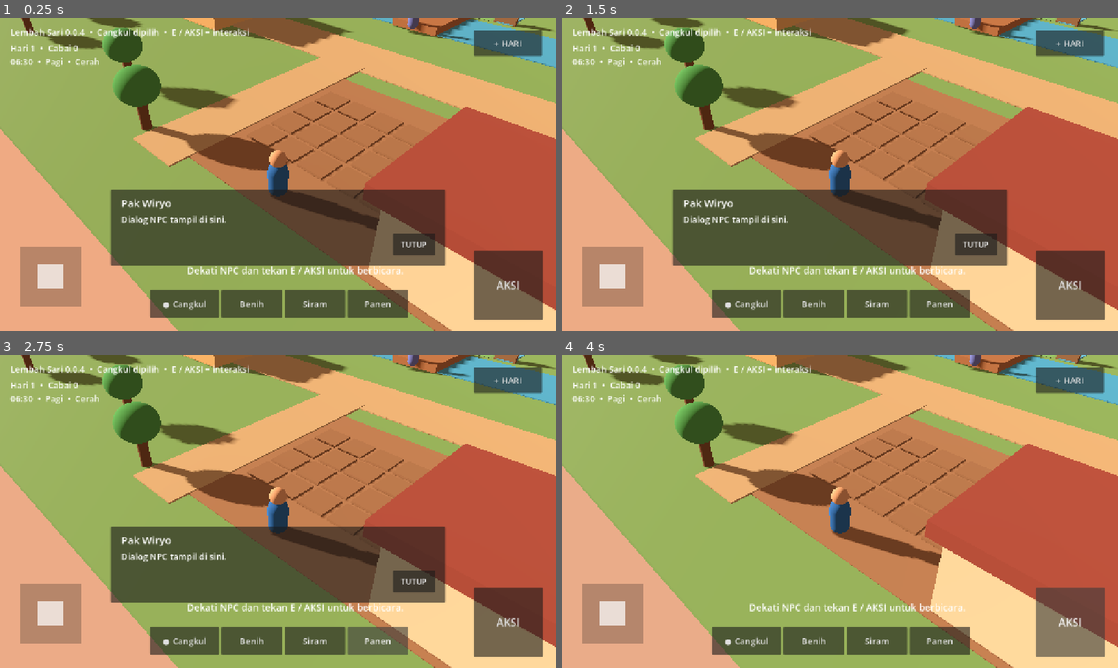
Above: before the commit, frames 1-4 (two rows, left to right).
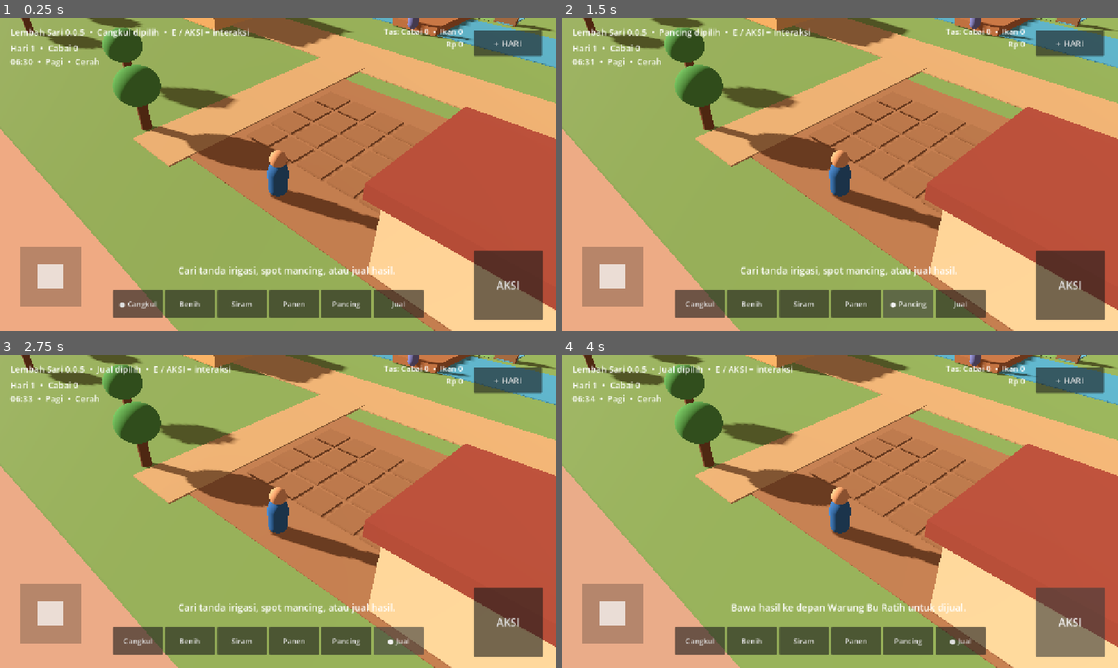
Above: after the commit, the same moments.

Repository: eneft/Lembah-sari
Game: Godot game, scene res://scenes/Main.tscn
Same seed, same stepped clock (60 frames per second), same inputs: the game is played once before the commit and once after it.
Inputs (mouse positions are in pixels of both pictures, inside the frame that each line leads up to):
- Up to frame 1 (0.25 s): no input
- Up to frame 2 (1.5 s): click (906, 302) at 0.5 s, where only the run after the commit has a clickable "Pancing"; click (906, 302) at 1.25 s, where only the run after the commit has a clickable "● Pancing"
- Up to frame 3 (2.75 s): click (400, 639) at 2 s, where only the run after the commit has a clickable "Jual"
- Up to frame 4 (4 s): click (962, 639) at 2.75 s, where only the run after the commit has a clickable "● Jual"; click "AKSI" at 3.5 s

The runs differ from the first frame. In frame 1, 17% of the frame differs, in the area x 14-84%, y 3-96%; in frame 2, 17%; in frame 3, 17%, in the area x 5-84%, y 3-96%; in frame 4, 2.8%.
Error before the commit: Invalid access to property or key 'pressed' on a base object of type 'null instance'. (res://scripts/mobile_controls.gd:32)

Commit message:
feat: expand quickbar for fishing selling and inventory

Diff:
--- a/ui/MobileControls.tscn
+++ b/ui/MobileControls.tscn
@@ -53,39 +53,57 @@
 
 [node name="HoeButton" type="Button" parent="Root"]
 layout_mode = 0
-offset_left = 345.0
+offset_left = 260.0
 offset_top = 625.0
-offset_right = 505.0
+offset_right = 375.0
 offset_bottom = 690.0
-theme_override_font_sizes/font_size = 20
+theme_override_font_sizes/font_size = 17
 text = "● Cangkul"
 
 [node name="SeedButton" type="Button" parent="Root"]
 layout_mode = 0
-offset_left = 510.0
+offset_left = 380.0
 offset_top = 625.0
-offset_right = 650.0
+offset_right = 495.0
 offset_bottom = 690.0
-theme_override_font_sizes/font_size = 20
+theme_override_font_sizes/font_size = 17
 text = "Benih"
 
 [node name="WaterButton" type="Button" parent="Root"]
 layout_mode = 0
-offset_left = 655.0
+offset_left = 500.0
 offset_top = 625.0
-offset_right = 795.0
+offset_right = 615.0
 offset_bottom = 690.0
-theme_override_font_sizes/font_size = 20
+theme_override_font_sizes/font_size = 17
 text = "Siram"
 
 [node name="HandButton" type="Button" parent="Root"]
 layout_mode = 0
-offset_left = 800.0
+offset_left = 620.0
 offset_top = 625.0
-offset_right = 940.0
+offset_right = 735.0
 offset_bottom = 690.0
-theme_override_font_sizes/font_size = 20
+theme_override_font_sizes/font_size = 17
 text = "Panen"
+
+[node name="RodButton" type="Button" parent="Root"]
+layout_mode = 0
+offset_left = 740.0
+offset_top = 625.0
+offset_right = 855.0
+offset_bottom = 690.0
+theme_override_font_sizes/font_size = 17
+text = "Pancing"
+
+[node name="SellButton" type="Button" parent="Root"]
+layout_mode = 0
+offset_left = 860.0
+offset_top = 625.0
+offset_right = 975.0
+offset_bottom = 690.0
+theme_override_font_sizes/font_size = 17
+text = "Jual"
 
 [node name="DayButton" type="Button" parent="Root"]
 layout_mode = 0
@@ -100,10 +118,10 @@
 layout_mode = 0
 offset_left = 24.0
 offset_top = 18.0
-offset_right = 900.0
+offset_right = 650.0
 offset_bottom = 52.0
 theme_override_font_sizes/font_size = 20
-text = "Lembah Sari 0.0.4  •  Cangkul dipilih  •  E / AKSI = interaksi"
+text = "Lembah Sari 0.0.5  •  Cangkul dipilih  •  E / AKSI = interaksi"
 
 [node name="Status" type="Label" parent="Root"]
 layout_mode = 0
@@ -114,15 +132,25 @@
 theme_override_font_sizes/font_size = 20
 text = "Hari 1  •  Cabai 0\n06:30  •  Pagi  •  Cerah"
 
+[node name="Inventory" type="Label" parent="Root"]
+layout_mode = 0
+offset_left = 675.0
+offset_top = 18.0
+offset_right = 1065.0
+offset_bottom = 88.0
+theme_override_font_sizes/font_size = 18
+horizontal_alignment = 2
+text = "Tas: Cabai 0  •  Ikan 0\nRp 0"
+
 [node name="Feedback" type="Label" parent="Root"]
 layout_mode = 0
-offset_left = 350.0
+offset_left = 280.0
 offset_top = 565.0
-offset_right = 1010.0
+offset_right = 1040.0
 offset_bottom = 612.0
 theme_override_font_sizes/font_size = 22
 horizontal_alignment = 1
-text = "Dekati NPC dan tekan E / AKSI untuk berbicara."
+text = "Cari tanda irigasi, spot mancing, atau jual hasil."
 
 [node name="DialoguePanel" type="Panel" parent="Root"]
 layout_mode = 0
